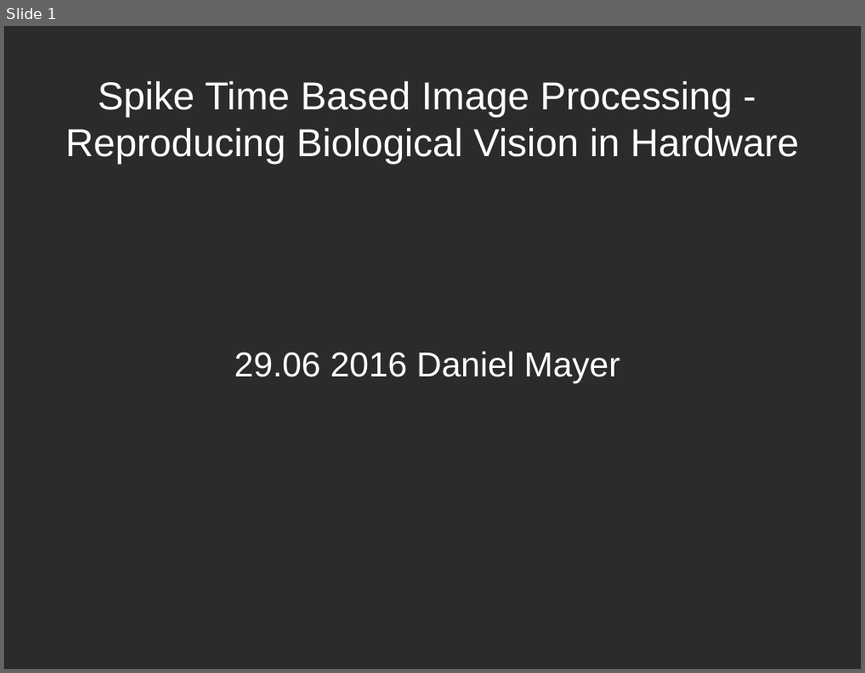
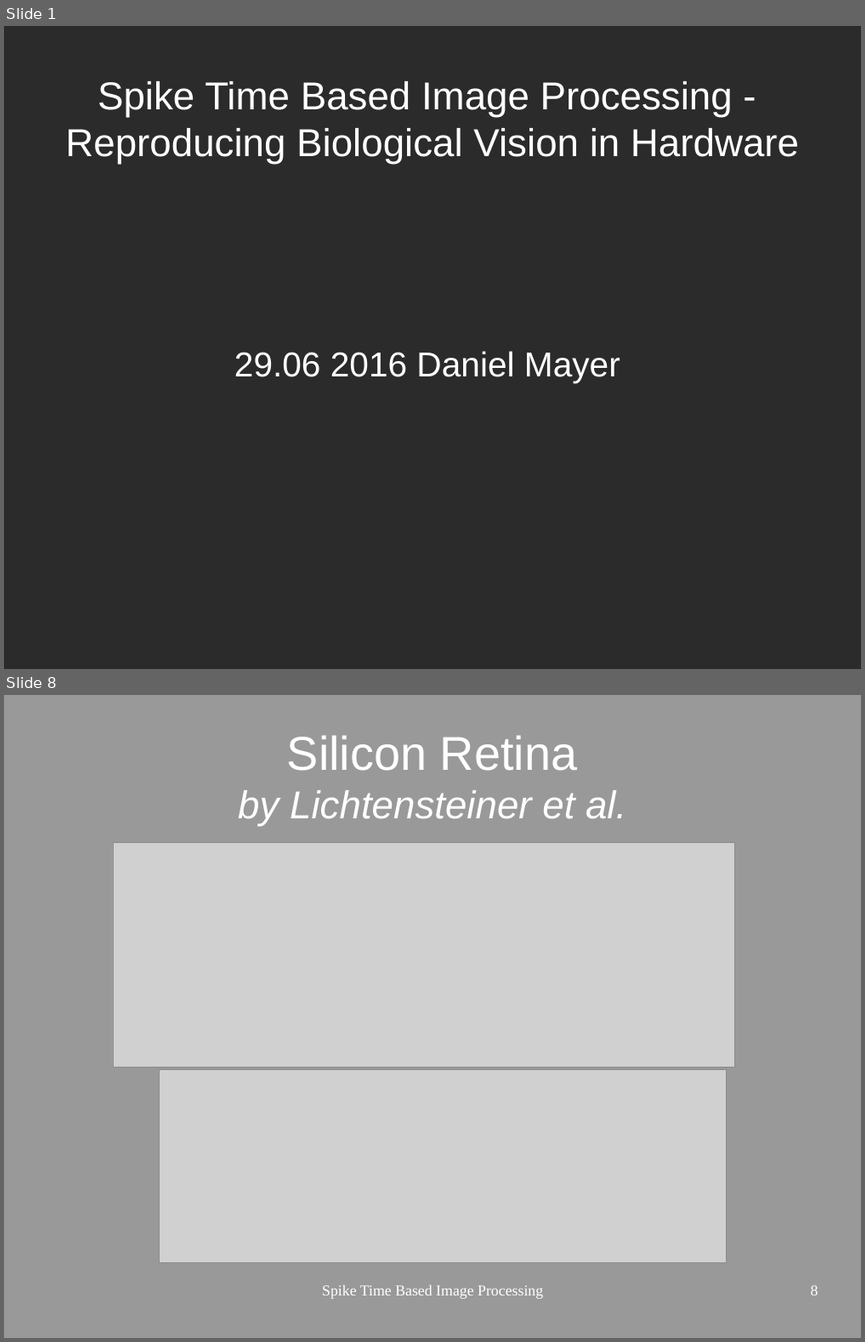
Before and after one commit to gnummig/Spike_time_dependent_plasticity, a slide deck: presentation/STDP_neuromorphics.odp. Shown one above the other, each under a label of ours: slide 1 before the commit, slides 1 and 8 after it; the slides between them are not shown. The pictures are 865x673 and 865x1342 pixels, drawn with LibreOffice and Linux fonts; fonts in the diff are those of the drawing; grey boxes stand for pictures; background and template pictures are left out; a plain dark background stands for a picture behind light text. Boxes give left, top, right and bottom in pixels: in the first picture for what was removed or moved away, otherwise in the second. Text is boxed around its words. In the diff, an @@ line names an element or a change of style, - is before the commit and + after.

```diff
--- a/presentation/STDP_neuromorphics.odp
+++ b/presentation/STDP_neuromorphics.odp
@@ slide 8 added at (x1=4, y1=695, x2=861, y2=1338), background #999999 @@
@@ title added at (x1=238, y1=735, x2=626, y2=826), 36 pt, text #FFFFFF, italic @@
+Silicon Retina
+by Lichtensteiner et al.
@@ picture added at (x1=113, y1=843, x2=735, y2=1066) @@
@@ picture added at (x1=160, y1=1070, x2=726, y2=1263) @@
@@ text added at (x1=322, y1=1285, x2=543, y2=1299), 14 pt, text #FFFFFF @@
+Spike Time Based Image Processing
@@ page number added at (x1=811, y1=1285, x2=818, y2=1295), 14 pt, text #FFFFFF @@
+8
```
Also in this commit, not shown: 6 slides changed, 7 other slides added, 1 slide removed, 7 other files.
